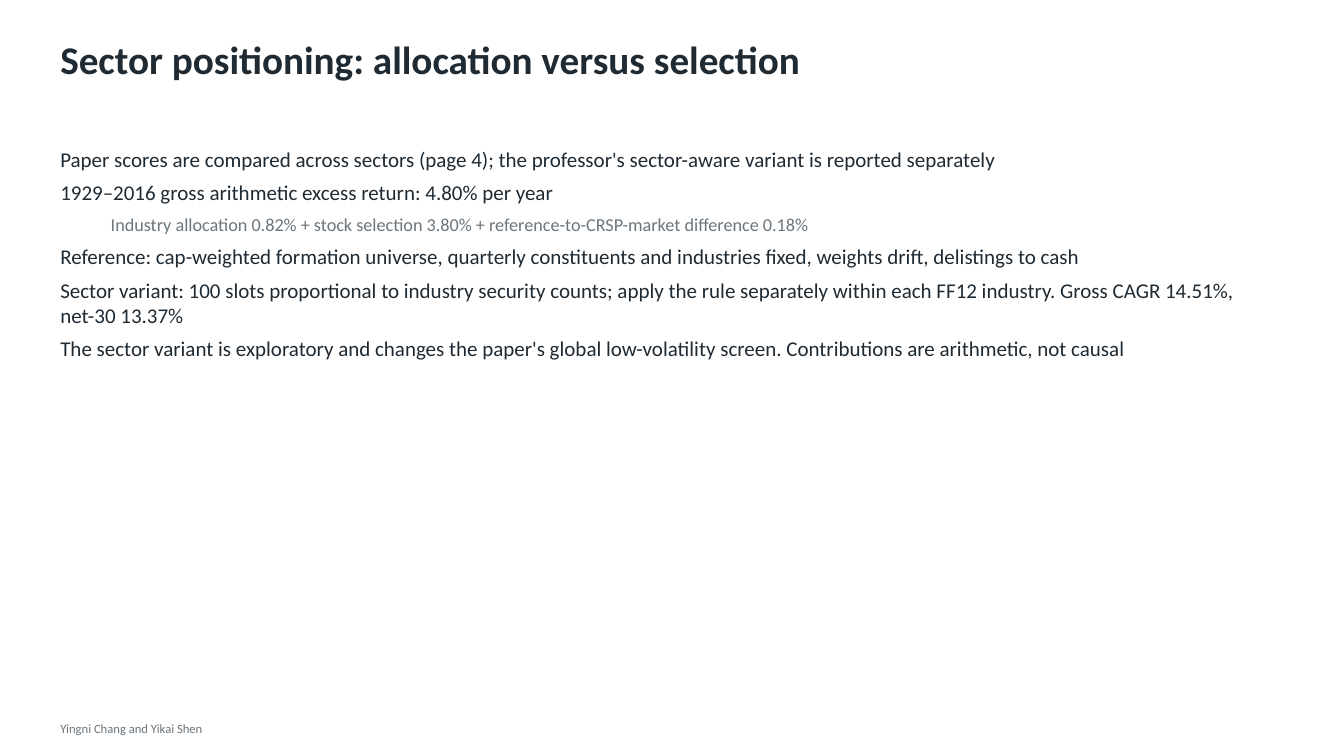
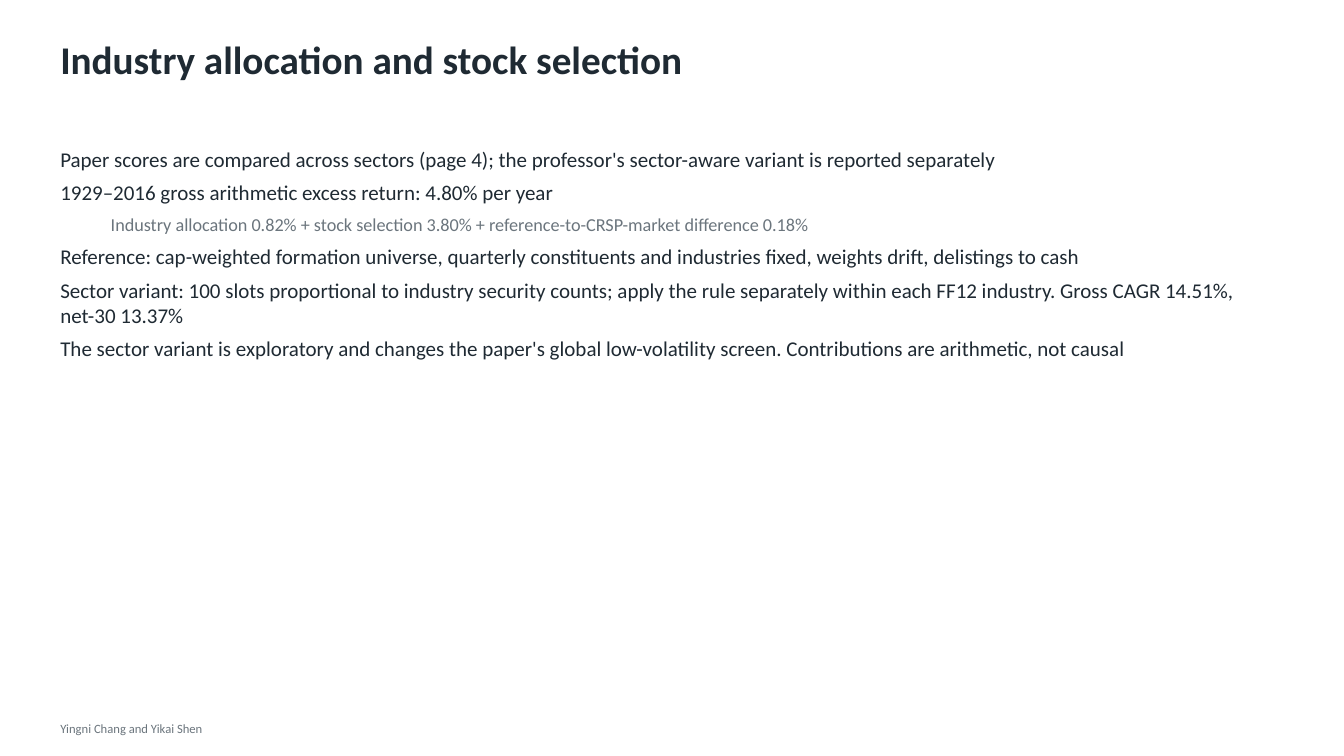
Before and after one commit to yingnichang/MTH9897, a slide deck: slide 12 of Final/presentation/conservative_formula.pptx. Drawn at 1344x756 pixels with LibreOffice and Linux fonts; fonts in the diff are those of the drawing. Boxes give left, top, right and bottom in pixels: in the first picture for what was removed or moved away, otherwise in the second. Text is boxed around its words. In the diff, an @@ line names an element or a change of style, - is before the commit and + after.

```diff
--- a/Final/presentation/conservative_formula.pptx
+++ b/Final/presentation/conservative_formula.pptx
@@ text at bbox=[60, 46, 682, 80]: text changed @@
-Sector positioning: allocation versus selection
+Industry allocation and stock selection
```
Also in this commit, not shown: 17 other slides changed, 11 other files.
